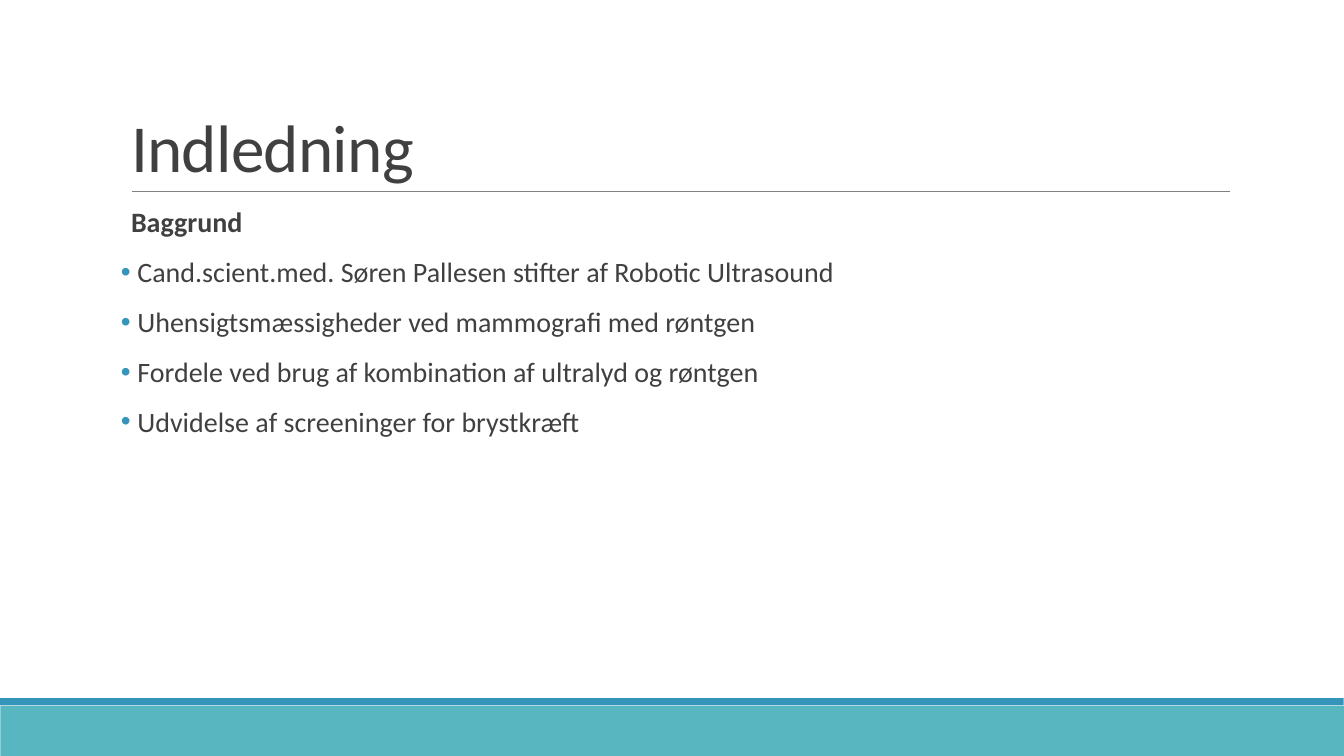
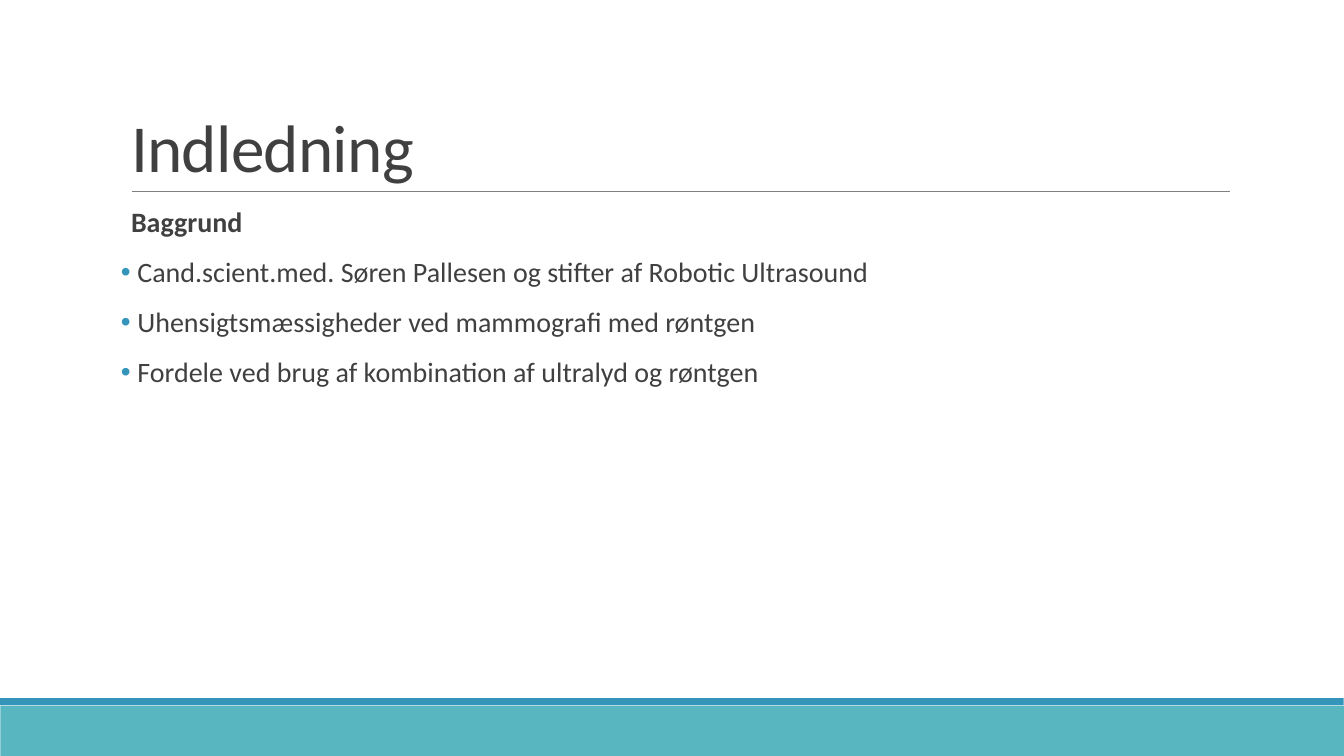
Before and after one commit to zeroregard/Automatic-Sonography, a slide deck: slide 3 of Præsentation_Eksamen.pptx. Drawn at 1344x756 pixels with LibreOffice and Linux fonts; fonts in the diff are those of the drawing. Boxes give left, top, right and bottom in pixels: in the first picture for what was removed or moved away, otherwise in the second. Text is boxed around its words. In the diff, an @@ line names an element or a change of style, - is before the commit and + after.

```diff
--- a/Præsentation_Eksamen.pptx
+++ b/Præsentation_Eksamen.pptx
@@ text at [137,262,867,287]: text changed @@
-• Cand.scient.med. Søren Pallesen stifter af Robotic Ultrasound
+• Cand.scient.med. Søren Pallesen og stifter af Robotic Ultrasound
@@ text at [137,412,580,437]: paragraph removed @@
-• Udvidelse af screeninger for brystkræft
```
Also in this commit, not shown: 1 other slide changed.
